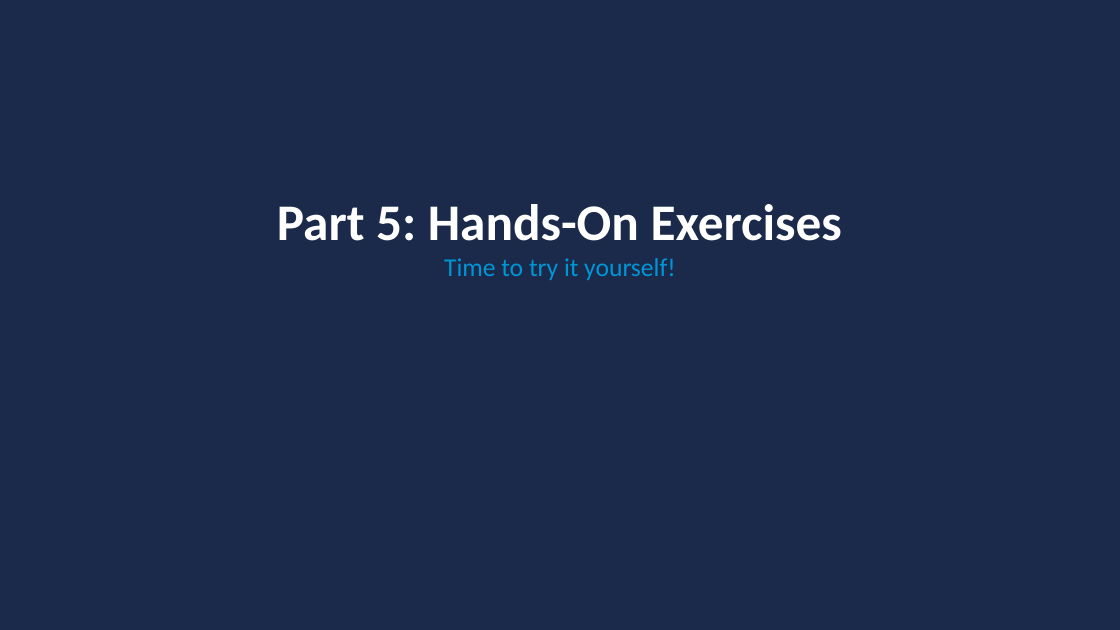
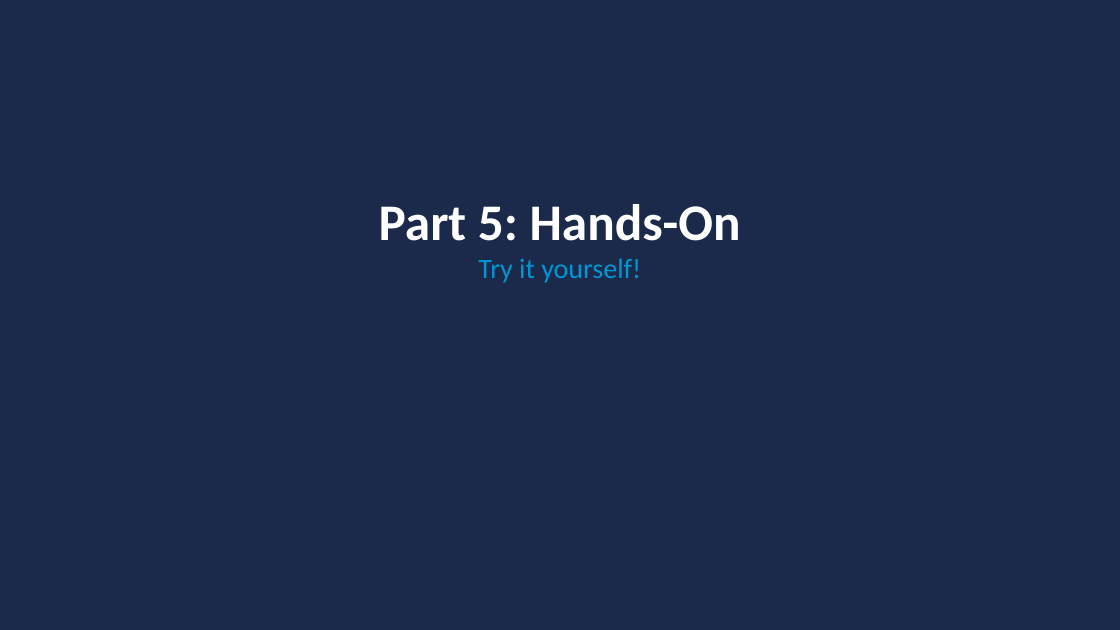
Before and after one commit to toroleapinc/cut-the-crap, a slide deck: slide 17 of general/cut-the-crap-general.pptx (slide 18 before the commit). Drawn at 1120x630 pixels with LibreOffice and Linux fonts; fonts in the diff are those of the drawing. Boxes give left, top, right and bottom in pixels: in the first picture for what was removed or moved away, otherwise in the second. Text is boxed around its words. In the diff, an @@ line names an element or a change of style, - is before the commit and + after.

```diff
--- a/general/cut-the-crap-general.pptx
+++ b/general/cut-the-crap-general.pptx
@@ text at <box>379,204,741,283</box>: text changed @@
-Part 5: Hands-On Exercises
-Time to try it yourself!
+Part 5: Hands-On
+Try it yourself!
```
Also in this commit, not shown: 15 other slides changed, 9 slides added, 12 slides removed, 1 other file.
